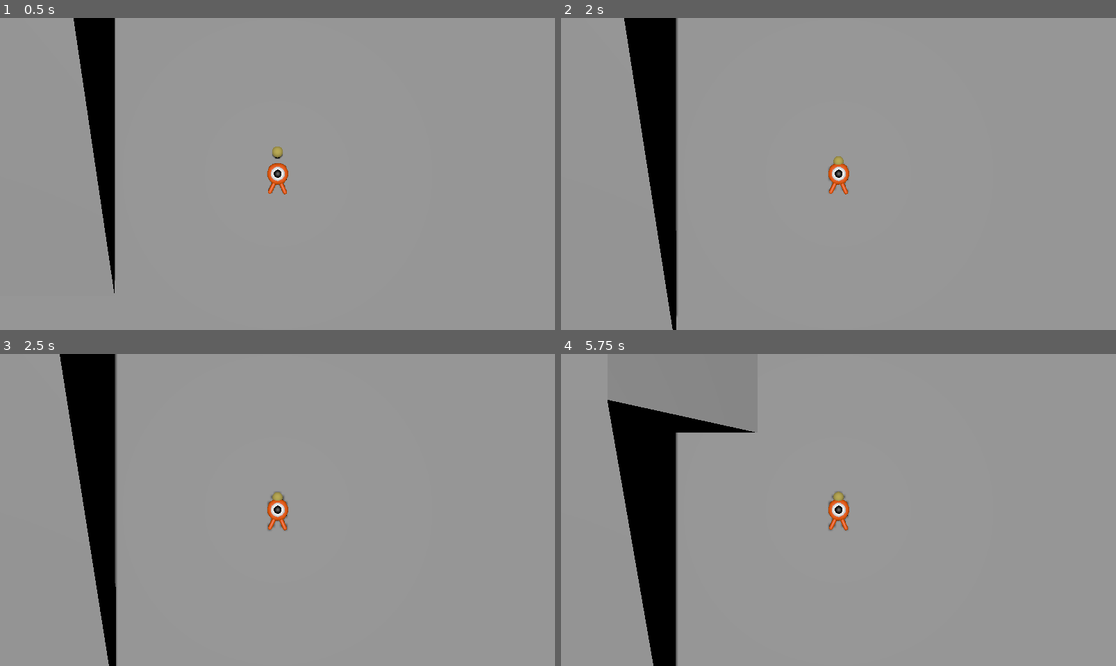
Above: before the commit, frames 1-4 (two rows, left to right).
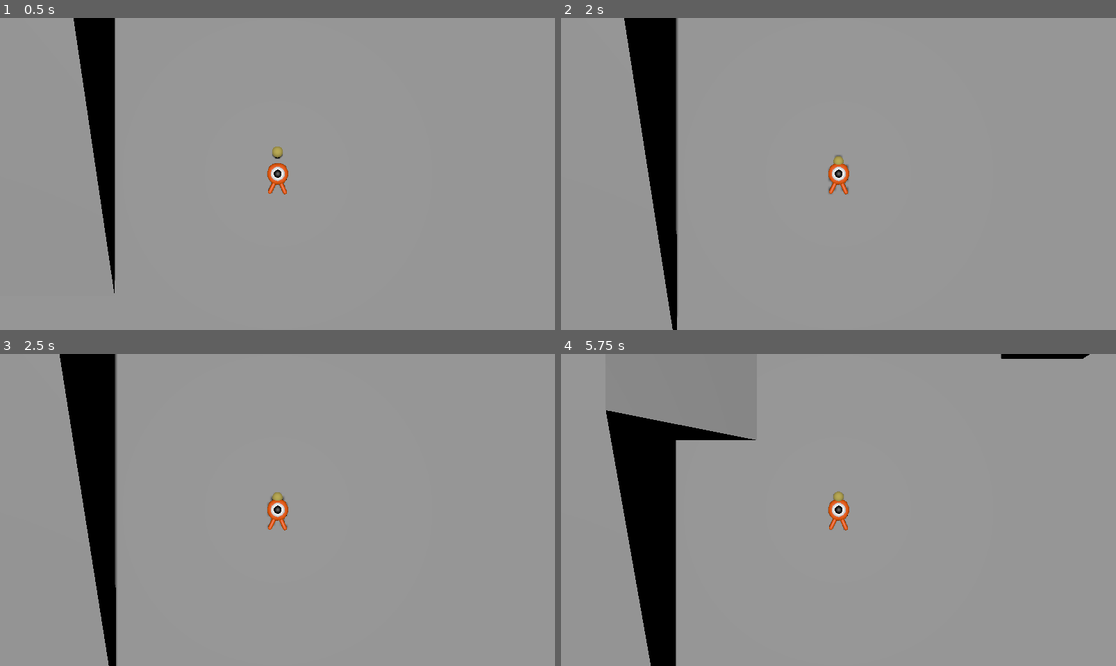
Above: after the commit, the same moments.

Repository: renatotaniii/silly-run
Game: Godot game, scene res://godot/main.tscn
Same seed, same stepped clock (60 frames per second), same inputs: the game is played once before the commit and once after it.
Inputs (mouse positions are in pixels of both pictures, inside the frame that each line leads up to):
- Up to frame 1 (0.5 s): no input
- Up to frame 2 (2 s): move the mouse to (866, 174) at 0.52 s; hold W (move_forward) from 0.53 s (still down); tap Shift (dash) at 0.6, 1.35 s; tap Space (jump) at 0.77, 1.52 s; move the mouse to (810, 174) at 1.27 s
- Up to frame 3 (2.5 s): keep holding W (move_forward); move the mouse to (288, 503) at 2.02 s; tap Shift (dash) at 2.1 s
- Up to frame 4 (5.75 s): keep holding W (move_forward); move the mouse to (832, 516) at 2.77 s; tap Shift (dash) every 0.75 s from 2.85 to 5.1 s; tap Space (jump) at 3.02, 3.77, 4.52 s; move the mouse to (877, 513) at 3.52 s; move the mouse to (794, 506) at 4.27 s; move the mouse to (844, 510) at 5.02 s

Frame 1 is identical in both runs. In frame 2, less than 0.1% of the frame differs, in the area x 11-52%, y 0-100%; in frame 3, less than 0.1%; in frame 4, 1.9%, in the area x 8-96%, y 0-100%.

Commit message:
refactor: move ball and functions to its own class

Diff:
--- a/godot/ball.gd
+++ b/godot/ball.gd
@@ -1,30 +1,17 @@
-extends RigidBody3D
+class_name Ball
+extends BaseItem
 
-# Configurables for interaction
-@export var move_force: float = 50.0       # force applied by player pushes
-@export var max_speed: float = 50.0
-@export var drag: float = 0.1
-
-var velocity_approx = Vector3.ZERO
-
-func _ready():
-	sleeping = false
-	can_sleep = false # prevent the ball from freezing when completely at rest
+var velocity = get_linear_velocity()
 
 func _physics_process(_delta: float):
-	velocity_approx = Vector3(linear_velocity.x, 0, linear_velocity.z)
-
+	max_speed = 50.0
 	# Drag to prevent infinite sliding
-	if velocity_approx.length() > 0.01:  # only apply drag if significant
-		var drag_force = -velocity_approx.normalized() * drag * mass
+	if velocity.length() > 0.01:  # only apply drag if significant
+		var drag_force = -velocity.normalized() * drag * mass
 		apply_central_force(drag_force)
 
 	# Limit horizontal speed
-	if velocity_approx.length() > max_speed:
-		var horizontal_velocity = velocity_approx.normalized() * max_speed
+	if velocity.length() > max_speed:
+		var horizontal_velocity = velocity.normalized() * max_speed
 		linear_velocity.x = horizontal_velocity.x
 		linear_velocity.z = horizontal_velocity.z
-
-# Player interaction
-func push(push_force: Vector3):
-	apply_impulse(push_force)
--- a/godot/base_item.gd
+++ b/godot/base_item.gd
@@ -8,18 +8,40 @@
               For now I will write physics-related methods like throw and kick.
                  - Kevin
 
-NOTE TO ANYONE: In scripts that inherit this class (like ball.gd), you can
-                access the parent variables directly as if it were declared
-                in your script, e.g, changing the weight without declaring it.
+GENERAL NOTE: In scripts that inherit this class (like ball.gd), you can
+              access the parent variables directly as if it were declared
+              in your script, e.g, changing the weight without declaring it.
 
 Methods:
--
+- push(velocity: Vector3, strength_scalar: float = 1.0)
 -
 
 """
 class_name BaseItem
 extends RigidBody3D
 
-@export var item_name: String = "Unnamed Item"
+# Item references
+@export var node_path: NodePath
+@onready var item_node: RigidBody3D = get_node(node_path) # not sure if this is needed
+
+
+# Item configurables
+@export var max_speed: float = 20.0
 @export var weight: float = 1.0
 @export var fall_acceleration: float = ProjectSettings.get_setting("physics/3d/default_gravity")
+@export var drag: float = 0.1
+@export var shoot_force: float = 50.0
+@export var throw_force: float = 50.0
+
+
+# Cool shit
+func push(velocity: Vector3, strength_scalar: float = 1.0):
+	apply_impulse(velocity * strength_scalar)
+
+
+func use_throw(node: RigidBody3D, direction: Vector3):
+	pass
+
+
+func shoot_projectile(node: RigidBody3D, direction: Vector3):
+	pass
--- a/godot/player.gd
+++ b/godot/player.gd
@@ -17,15 +17,20 @@
 @export var max_momentum = 2.0
 @export var camera_sensitivity := 500
 
+"""
+NOTE: Keeping this here until it is sure that the way items are interacted with is robust
+      (see _on_collide)
+
 # Ball reference (Set ball node path in the inspector)
-@export var ball_node_path: NodePath
-@onready var ball: RigidBody3D = get_node(ball_node_path)
-
+@export var ball_node: Ball
+@onready var ball: RigidBody3D = get_node("../Ball")
+"""
 
 # Player state
 var momentum = 1.0
 var dash_timer = 0.0
 var is_dashing = false
+
 
 func _ready() -> void:
 	Input.mouse_mode = Input.MOUSE_MODE_CAPTURED
@@ -36,6 +41,7 @@
 	elif camera_mode == CameraModes.DEBUG:
 		$CameraPivot/Camera3D.position = Vector3(0, 8, 0)
 		$CameraPivot/Camera3D.rotation = Vector3(-PI/2, 0, 0)
+
 
 # Returns a direction for use with e.g. speed
 func get_input_direction() -> Vector3:
@@ -63,6 +69,7 @@
 
 		$Pivot.basis = Basis.looking_at(direction)
 	return direction
+
 
 func _physics_process(delta: float) -> void:
 	# Vertical velocity
@@ -102,18 +109,14 @@
 
 	move_and_slide()
 
-	# Ball interactions
-	if ball and input_direction.length() > 0:
-		var distance = (ball.global_position - global_position).length()
-		if distance < 1.0:  # interaction range
-			ball.push(input_direction, 1.0)  # strength can be adjusted
 
 func _on_collide(body: Node3D) -> void:
-	if body.name == "Ball" and velocity != Vector3.ZERO:
-		body.push(2 * velocity)
+	if body is Ball and velocity != Vector3.ZERO:
+		body.push(velocity, 2)
 		# TO DO:
 		# Apply a baseline directional force on the situation that the player dashes
 		# and the Velocity is detected as ZERO on collision
+
 
 func _input(event):
 	# Camera is moveable in DEBUG mode
